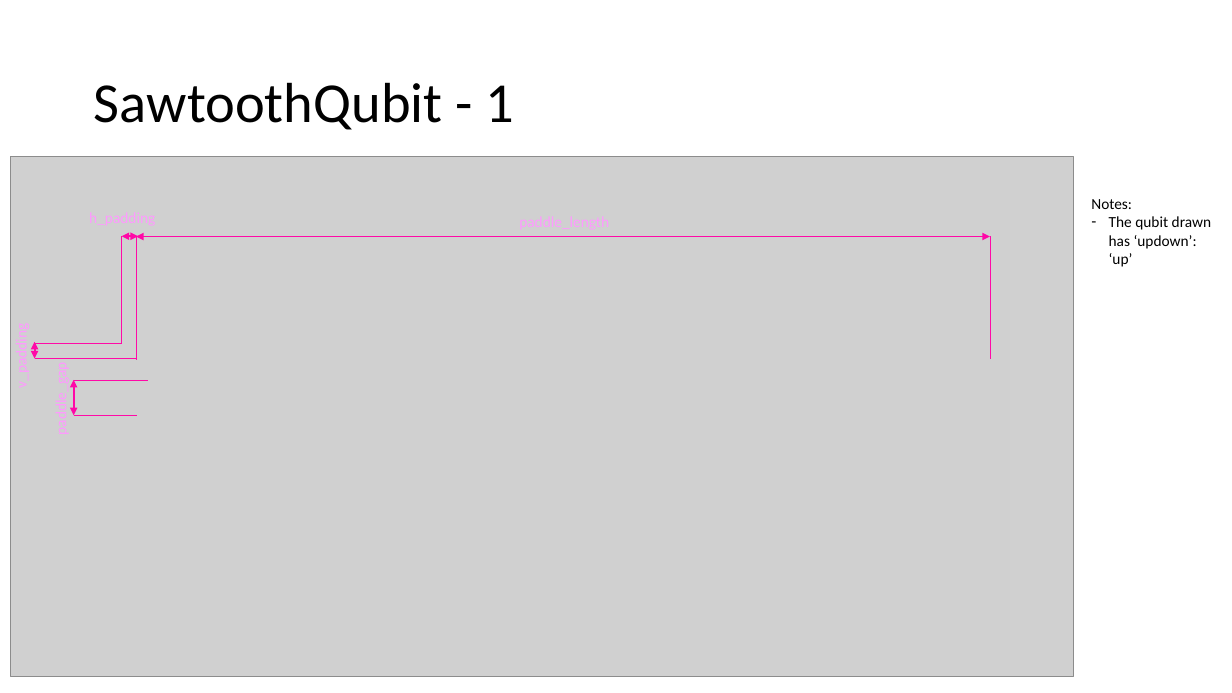
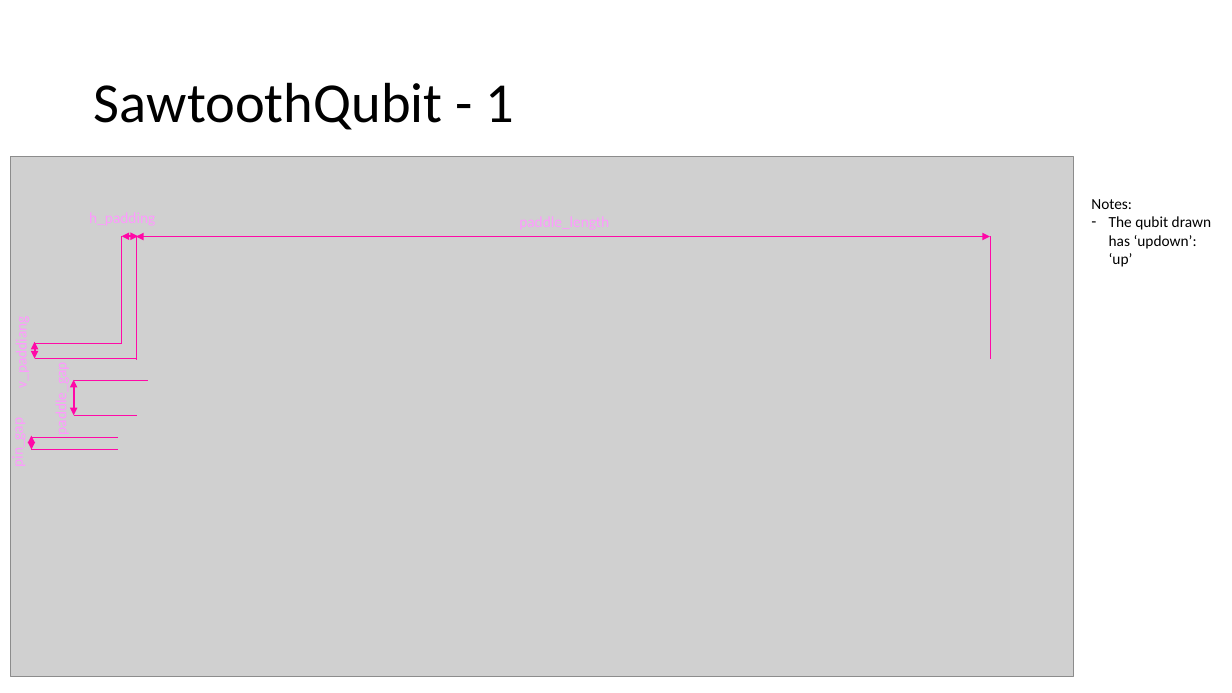
Before and after one commit to KollarLab/MaskMaker, a slide deck: slide 6 of docs/ComponentDocs.pptx. Drawn at 1232x693 pixels with LibreOffice and Linux fonts; fonts in the diff are those of the drawing; grey boxes stand for pictures. Boxes give left, top, right and bottom in pixels: in the first picture for what was removed or moved away, otherwise in the second. Text is boxed around its words. In the diff, an @@ line names an element or a change of style, - is before the commit and + after.

Commit message:
docs additions for qubit
just a rider

```diff
--- a/docs/ComponentDocs.pptx
+++ b/docs/ComponentDocs.pptx
@@ text at box(12, 324, 31, 386): text changed @@
-v_padding
+v_paddiang
@@ text added at box(8, 423, 27, 467), 12 pt, text #FF99FF @@
+pin_gap
@@ line added from (31, 437) to (118, 437), #FF09A7 0.75 pt @@
@@ double arrow added from (31, 449) to (31, 435), #FF09A7 1.5 pt @@
@@ line added from (31, 449) to (118, 449), #FF09A7 0.75 pt @@
```
Also in this commit, not shown: 1 other file.
